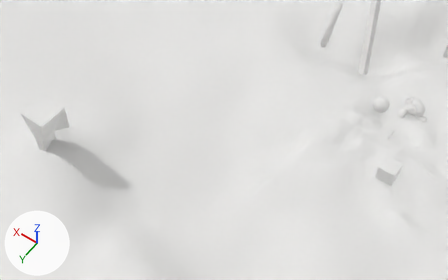
A saved change to the Blender file simple_game/resources/water_packed.blend.
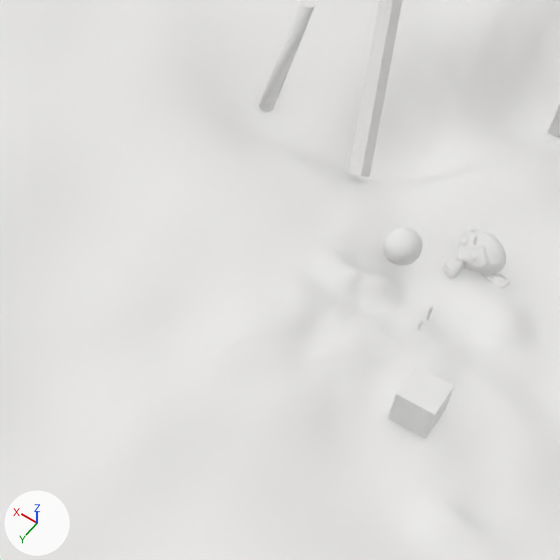
Old and new are each drawn whole from a camera (50 mm lens) standing at (-2.56, 11.25, 13.92) and looking at (3.3, 3.06, 1.05) and again close up on the part from 47% to 100% of the width and 0% to 85% of the height. Arrows for +X, +Y and +Z are at lower left; the lights stay in place.

Names of what the first close-up shows: 'ground'.
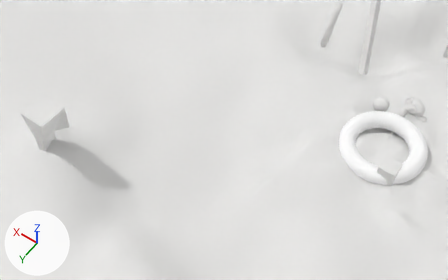
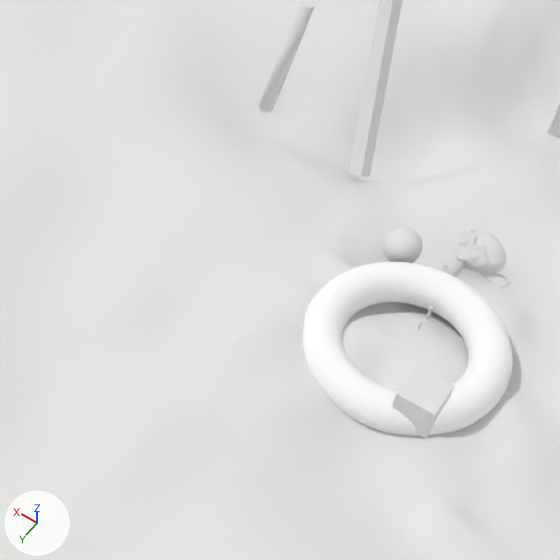
Changed parts and their boxes (x1, y1, x2, y2) in the close-ups (560 x 560 px):
'Torus', added: after (303, 262, 513, 436)

What changed in the scene script:
```text
Add mat_yellow:
    mat_yellow = diffuse_material('yellow')
    mat_yellow.base_color = (1.0, 1.0, 1.0)  # white #ffffff
Add me_torus:
    me_torus.from_pydata(...)  # a torus around z (ring radius 1.0, tube radius 0.25) spanning x -1.25..1.25, y -1.25..1.25, z -0.25..0.25
    me_torus.polygons.foreach_set('use_smooth', [True] * 1536)
    me_torus.materials.append(mat_yellow)  # white #ffffff
Add ob_torus:
    ob_torus = bpy.data.objects.new('Torus', me_torus)
    ob_torus.location = (0.0, 0.0, 0.0)
```
